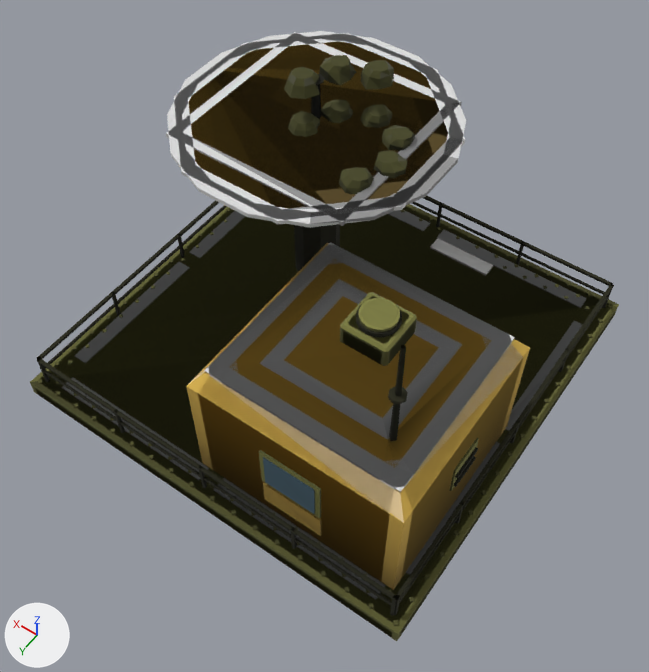
Before and after pictures for a commit that changed the glTF model assets/set_v5/meridian_radar_damaged.glb.
Rendered twice from a camera (50 mm lens) standing at (-5.47, 7.95, 12.8) and looking at (-0.39, 0.84, 1.64). Lighting does not change. The marker at lower left points along +X, +Y and +Z. The older version comes first. Vertices at exactly the same position are counted once.

Script lines for the objects in view, before the commit:
```python
me_mesh_0 = bpy.data.meshes.new('Mesh_0')
me_mesh_0.from_pydata(...)  # 2141 vertices, 2870 faces; spans x -3.7..3.7, y -3.7..3.7, z 0.0..4.7
# faces by material slot: [148, 2005, 218, 475, 24]
me_mesh_0.materials.append(mat_paint)
me_mesh_0.materials.append(mat_paint2)
me_mesh_0.materials.append(mat_team)
me_mesh_0.materials.append(mat_metal)
me_mesh_0.materials.append(mat_accent)
me_mesh_1 = bpy.data.meshes.new('Mesh_1')
me_mesh_1.from_pydata(...)  # 344 vertices, 524 faces; spans x -3.7..3.7, y -3.7..3.7, z 0.0..4.7
# faces by material slot: [92, 222, 176, 34]
me_mesh_1.materials.append(mat_paint)
me_mesh_1.materials.append(mat_paint2)
me_mesh_1.materials.append(mat_team)
me_mesh_1.materials.append(mat_metal)
me_mesh_2 = bpy.data.meshes.new('Mesh_2')
me_mesh_2.from_pydata(...)  # 120 vertices, 135 faces; spans x -3.7..3.7, y -3.7..3.7, z 0.0..4.7
# faces by material slot: [42, 23, 48, 22]
me_mesh_2.materials.append(mat_paint)
me_mesh_2.materials.append(mat_paint2)
me_mesh_2.materials.append(mat_team)
me_mesh_2.materials.append(mat_metal)
# before: 25 (1.3, -2.68, 3.18), 26 (1.3, -1.64, 2.9), 28 (-0.08, -1.3, 3.18), 29 (0.95, -1.3, 2.9), 30 (1.3, 0.08, 3.18)
# before: 34 (-1.0, -1.3, 3.7) at pixel (441, 176), 46 (1.3, -3.57, 3.69), 48 (-0.06, -1.3, 3.2), 49 (-0.97, -1.3, 3.69), 50 (1.3, 0.06, 3.2)
# before: 54 (0.95, -1.3, 2.93), 55 (1.3, -0.95, 2.93), 61 (-0.2, -2.8, 3.73) at pixel (447, 103), 62 (-0.37, -2.97, 3.73) at pixel (461, 102), 65 (-0.37, -2.97, 3.66) at pixel (461, 105)
# before: 66 (-0.2, 0.2, 3.73) at pixel (339, 210), 67 (-0.37, 0.37, 3.73) at pixel (342, 222)
ob_body = bpy.data.objects.new('body', me_mesh_0)
ob_body.parent = ob_meridian_radar_damaged_lod0
ob_body.location = (0.0, 0.0, 0.0)
ob_body_001 = bpy.data.objects.new('body.001', me_mesh_1)
ob_body_001.parent = ob_meridian_radar_damaged_lod1
ob_body_001.location = (0.0, 0.0, 0.0)
ob_body_002 = bpy.data.objects.new('body.002', me_mesh_2)
ob_body_002.parent = ob_meridian_radar_damaged_lod2
ob_body_002.location = (0.0, 0.0, 0.0)
```
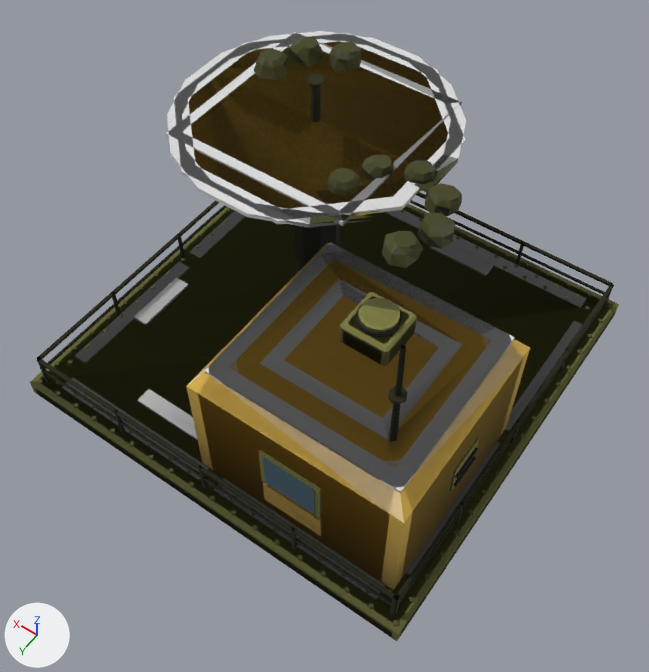
Where the change shows, as pixel boxes [x1, y1, x2, y2] in the pictures (649 x 672 px; the box of a moved part takes in the faces that stretch with it):
part 1 of me_mesh_0, moved or reshaped: before [288, 111, 320, 137]; after [326, 167, 361, 196]
part 2 of me_mesh_0, moved or reshaped: before [321, 100, 353, 123]; after [360, 155, 395, 180]
part 3 of me_mesh_0, moved or reshaped: before [360, 105, 392, 128]; after [403, 160, 437, 191]
part 4 of me_mesh_0, moved or reshaped: before [382, 125, 415, 151]; after [424, 183, 462, 216]
part 5 of me_mesh_0, moved or reshaped: before [374, 150, 407, 178]; after [418, 212, 455, 249]
part 6 of me_mesh_0, moved or reshaped: before [339, 167, 374, 194]; after [382, 231, 423, 268]
part 7 of me_mesh_0, added: after [134, 278, 188, 325]
part 8 of me_mesh_0, added: after [138, 389, 198, 440]
part 9 of me_mesh_0, added (mostly hidden): after [317, 84, 321, 122]
part 10 of me_mesh_0, deleted: before [316, 185, 426, 216]
part 11 of me_mesh_0, recoloured: [134, 38, 560, 403] in both
part 12 of me_mesh_0, recoloured: [310, 159, 458, 224] in both
part 13 of me_mesh_1, moved or reshaped: before [284, 67, 319, 99]; after [254, 48, 288, 80]
part 14 of me_mesh_1, moved or reshaped: before [319, 55, 356, 86]; after [288, 37, 325, 67]
part 15 of me_mesh_1, moved or reshaped: before [360, 60, 394, 90]; after [329, 42, 361, 71]
part 16 of me_mesh_1, moved or reshaped (not visible afterwards): before [314, 84, 320, 120]
part 17 of me_mesh_1, recoloured: before [211, 52, 478, 333]; after [211, 37, 478, 333]
part 18 of me_mesh_2, moved or reshaped (not visible afterwards): before [345, 102, 462, 206]
part 19 of me_mesh_2, recoloured: before [132, 36, 495, 320]; after [191, 36, 495, 265]

The change, as a diff of the scene's bpy script:
```diff
--- a/assets/set_v5/meridian_radar_damaged.glb.py
+++ b/assets/set_v5/meridian_radar_damaged.glb.py
@@ me_mesh_0 @@
 # used by ob_body; parent = ob_meridian_radar_damaged_lod0; location = (0.0, 0.0, 0.0)
-me_mesh_0.from_pydata(...)  # 2141 vertices, 2870 faces; spans x -3.7..3.7, y -3.7..3.7, z 0.0..4.7
+me_mesh_0.from_pydata(...)  # 2158 vertices, 2896 faces; spans x -3.7..3.7, y -3.7..3.7, z 0.0..4.7
+# me_mesh_0 part 1: the loose piece of 24 vertices spanning x 1.04..1.6, y -1.34..-0.73, z 3.62..3.88 is moved by (-1.25, 0.73, 0.0)
+# me_mesh_0 part 2: the loose piece of 24 vertices spanning x 0.87..1.37, y -1.87..-1.37, z 3.62..3.88 is moved by (-1.26, 0.73, 0.0)
+# me_mesh_0 part 3: the loose piece of 24 vertices spanning x 0.26..0.81, y -2.17..-1.55, z 3.62..3.88 is moved by (-1.25, 0.72, 0.0)
+# me_mesh_0 part 4: the loose piece of 24 vertices spanning x -0.28..0.28, y -1.92..-1.32, z 3.62..3.88 is moved by (-1.25, 0.73, 0.0)
+# me_mesh_0 part 5: the loose piece of 24 vertices spanning x -0.52..0.01, y -1.33..-0.78, z 3.62..3.88 is moved by (-1.25, 0.73, 0.0)
+# me_mesh_0 part 6: the loose piece of 24 vertices spanning x -0.3..0.23, y -0.73..-0.16, z 3.62..3.88 is moved by (-1.26, 0.72, 0.0)
+# me_mesh_0 part 7: the loose piece of 8 vertices spanning x 3.21..3.47, y 0.15..2.87, z 0.3..0.32 is copied, and the copy is scaled about its middle by (1.08, 0.422, 2.22), then moved by (-0.26, -0.44, 0.01); it spans x 2.94..3.22, y 0.49..1.64, z 0.3..0.34
+# me_mesh_0 part 8: the loose piece of 8 vertices spanning x 0.15..3.17, y 3.21..3.47, z 0.3..0.32 is copied, and the copy is scaled about its middle by (0.572, 1.08, 2.22), then moved by (-0.58, -0.55, 0.01); it spans x 0.21..1.94, y 2.65..2.93, z 0.3..0.34
+# me_mesh_0 part 9: 3 vertices added at x 0.95..1.21, y -1.3..-1.17, z 2.9..2.93
+# me_mesh_0 part 10: 2 vertices removed from x -0.8..-0.46, y -0.43..-0.12, z 3.69..3.73
+# me_mesh_0 part 11: 749 kept faces spanning x -3.63..3.63, y -3.63..3.63, z 0.3..4.7 get new vertex colours; the middle colour goes from yellow #a4a357 to yellow #a3a356
+# me_mesh_0 part 12: 3 faces spanning x -1.01..0.12, y -1.76..0.66, z 3.66..3.73 switch from mat_team to mat_paint2
 me_mesh_0.materials.append(mat_paint)
@@ me_mesh_1 @@
 # used by ob_body_001; parent = ob_meridian_radar_damaged_lod1; location = (0.0, 0.0, 0.0)
-me_mesh_1.from_pydata(...)  # 344 vertices, 524 faces; spans x -3.7..3.7, y -3.7..3.7, z 0.0..4.7
-me_mesh_1.vertices[331].co = (1.37, -1.3, 4.39)
-me_mesh_1.vertices[332].co = (1.23, -1.3, 4.39)  # pixel (319, 84)
-me_mesh_1.vertices[333].co = (1.21, -1.3, 2.93)
-me_mesh_1.vertices[334].co = (1.3, -1.23, 4.39)
-me_mesh_1.vertices[335].co = (1.3, -1.21, 2.93)
+me_mesh_1.from_pydata(...)  # 344 vertices, 520 faces; spans x -3.7..3.7, y -3.7..3.7, z 0.0..4.7
+# me_mesh_1 part 13: the loose piece of 24 vertices spanning x 1.13..1.69, y -1.45..-0.84, z 4.34..4.59 is moved by (0.67, -0.1, 0.0)
+# me_mesh_1 part 14: the loose piece of 24 vertices spanning x 0.96..1.46, y -1.98..-1.48, z 4.34..4.59 is moved by (0.67, -0.1, 0.0)
+# me_mesh_1 part 15: the loose piece of 24 vertices spanning x 0.35..0.9, y -2.28..-1.66, z 4.34..4.59 is moved by (0.67, -0.1, 0.0)
+# me_mesh_1 part 16
+me_mesh_1.vertices[331].co = (1.23, -1.3, 4.39)  # pixel (319, 84)
+me_mesh_1.vertices[332].co = (1.21, -1.3, 2.93)
+me_mesh_1.vertices[333].co = (1.3, -1.23, 4.39)  # pixel (313, 84)
+me_mesh_1.vertices[334].co = (1.3, -1.21, 2.93)
+me_mesh_1.vertices[335].co = (1.37, -1.3, 4.39)
+# me_mesh_1 part 17: 117 kept faces spanning x -3.47..3.6, y -3.6..3.47, z 0.3..4.7 get new vertex colours; the middle colour goes from yellow #9e9855 to yellow #9a944a
 me_mesh_1.materials.append(mat_paint)
@@ me_mesh_2 @@
 # used by ob_body_002; parent = ob_meridian_radar_damaged_lod2; location = (0.0, 0.0, 0.0)
 # verts and faces of me_mesh_2; kept vertices keep their numbers, new ones are numbered from 120
-me_mesh_2.from_pydata(...)  # 120 vertices, 135 faces; spans x -3.7..3.7, y -3.7..3.7, z 0.0..4.7
+me_mesh_2.from_pydata(...)  # 124 vertices, 138 faces; spans x -3.7..3.7, y -3.7..3.7, z 0.0..4.7
+# me_mesh_2 part 18
+delete_faces([(25, 34, 28), (46, 48, 49), (61, 66, 62), (62, 67, 65)])
+faces += [(26, 28, 29), (28, 30, 29)]  # mat_paint
+faces += [(48, 50, 49), (48, 55, 50), (48, 54, 55)]  # mat_paint2
+# me_mesh_2 part 19: 56 kept faces spanning x -3.47..3.6, y -3.6..3.47, z 0.3..4.7 get new vertex colours
+# other edits to the shape of me_mesh_2 do not show in these pictures
 me_mesh_2.materials.append(mat_paint)
```
